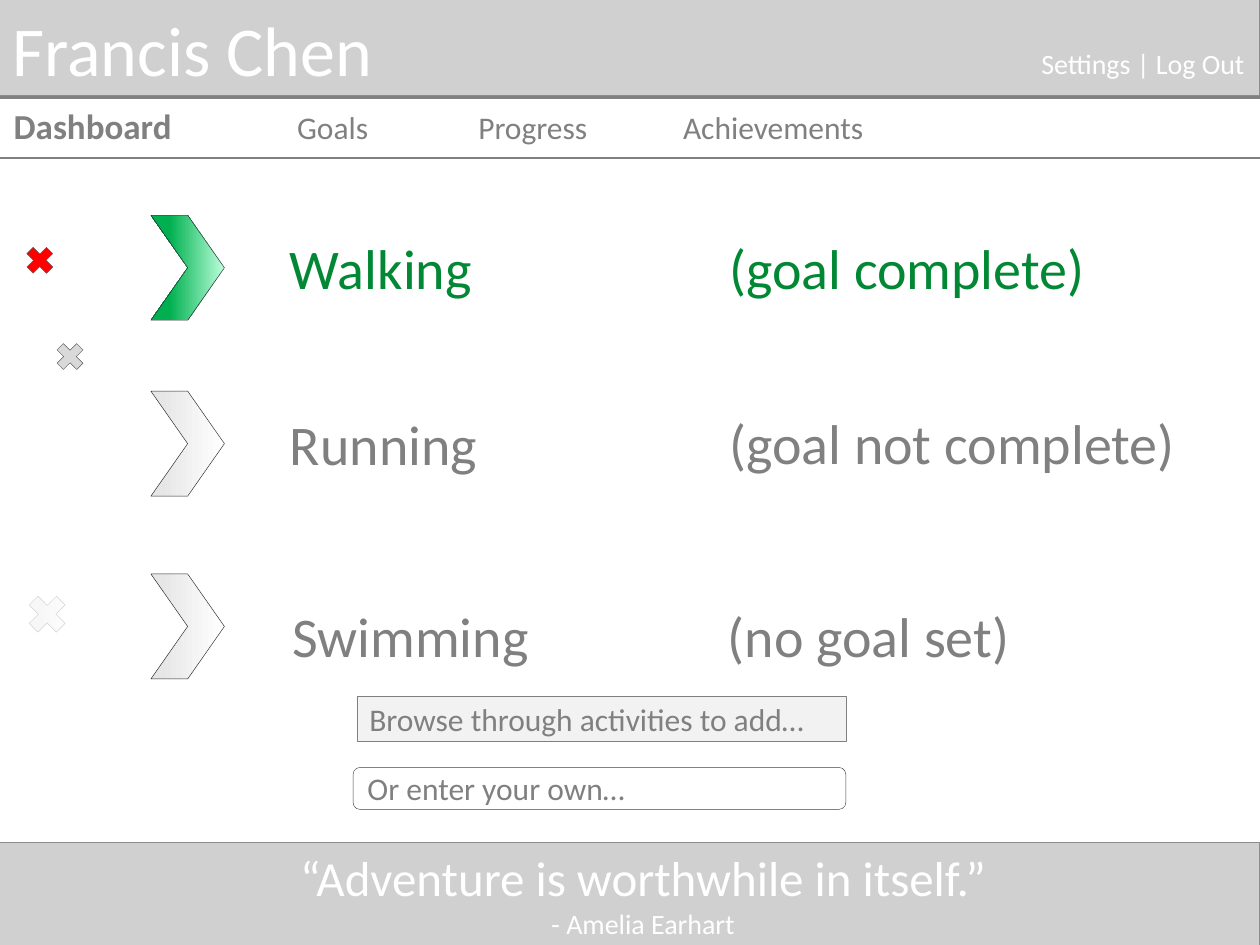
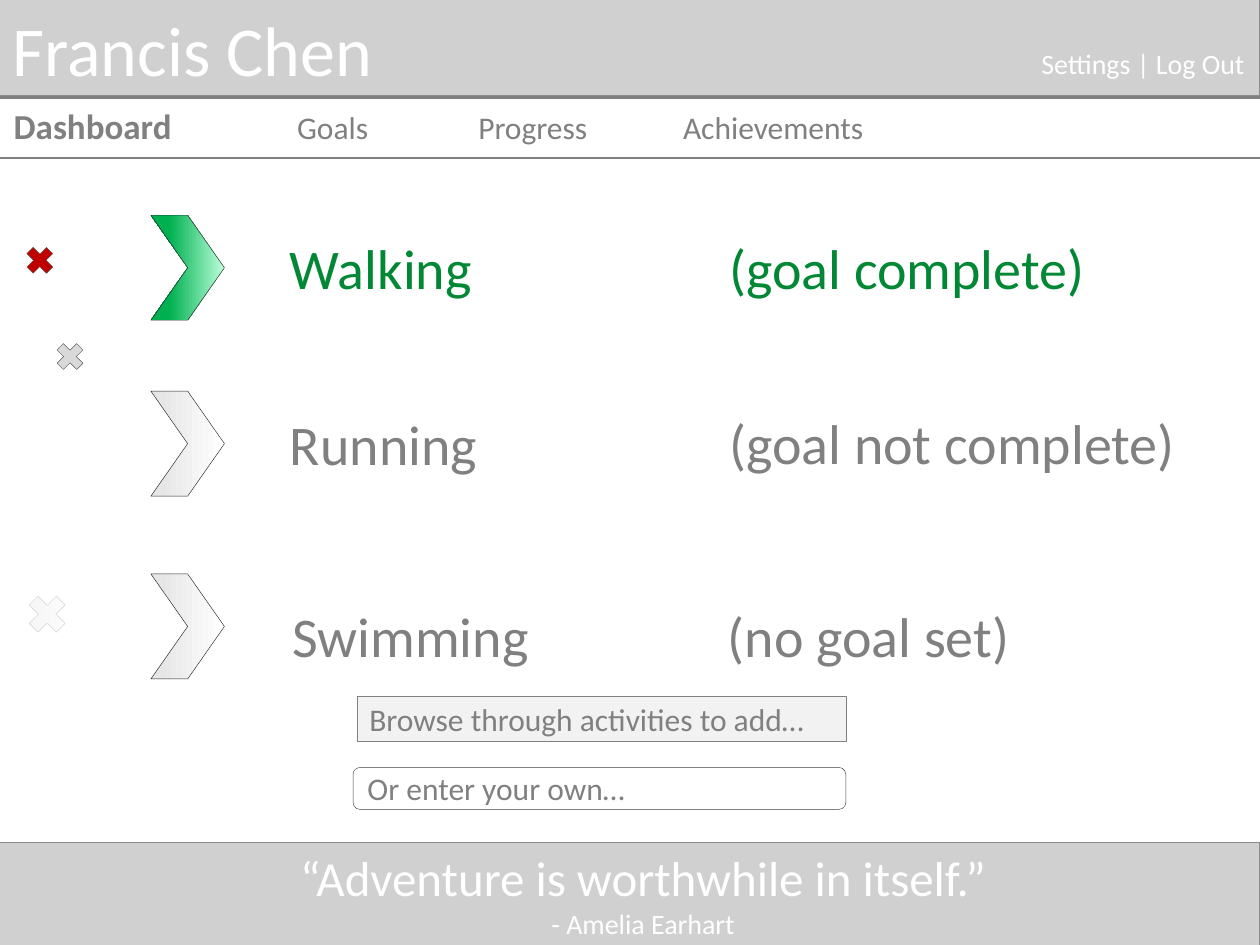
Before and after one commit to fxchen12/AlphaBrosPublic, a slide deck: slide 1 of docs/Mockups/First Draft/Draft Dashboard Mockup.pptx. Drawn at 1260x945 pixels with LibreOffice and Linux fonts; fonts in the diff are those of the drawing; grey boxes stand for pictures. Boxes give left, top, right and bottom in pixels: in the first picture for what was removed or moved away, otherwise in the second. Text is boxed around its words. In the diff, an @@ line names an element or a change of style, - is before the commit and + after.

```diff
--- a/docs/Mockups/First Draft/Draft Dashboard Mockup.pptx
+++ b/docs/Mockups/First Draft/Draft Dashboard Mockup.pptx
@@ cross at (21,242,59,280): fill #FF0000 to #C00000 @@
```
Also in this commit, not shown: 16 other files.
